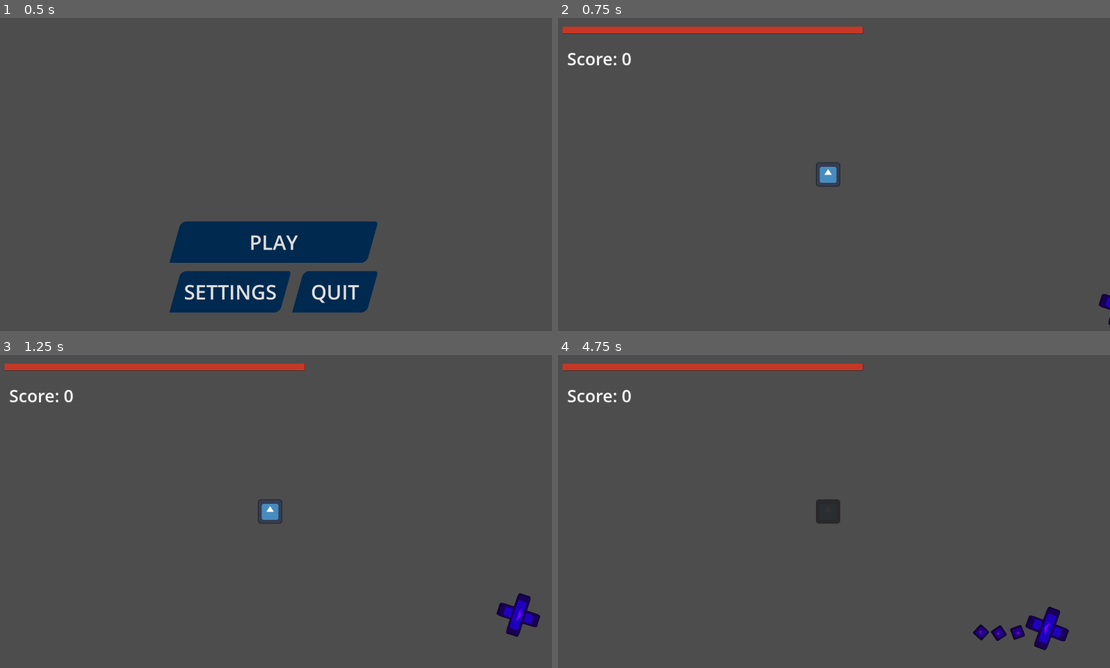
Above: before the commit, frames 1-4 (two rows, left to right).
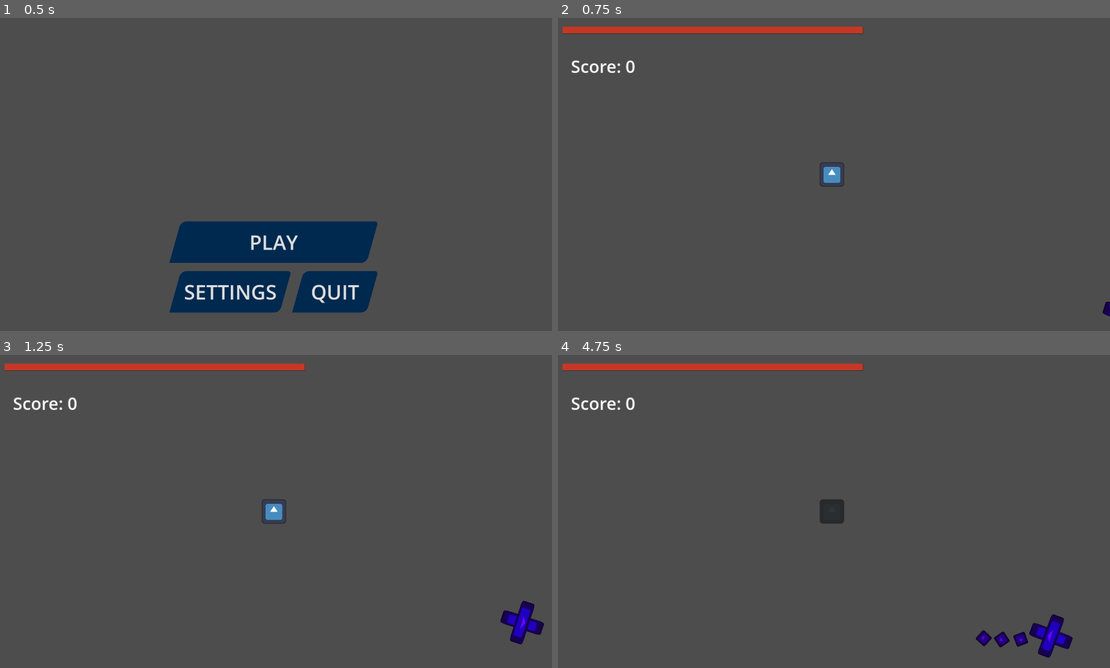
Above: after the commit, the same moments.

Repository: MonkMir/tether-game
Game: Godot game, scene res://scenes/main.tscn
The game is run twice, just before and just after one commit, with the same random seed, the same clock (stepped at 60 frames per second) and the same inputs. The engine's default icon, where the game draws it, is replaced by a stand-in: a white triangle on a blue panel in a dark square.
Inputs (mouse positions are in pixels of both pictures, inside the frame that each line leads up to):
- Up to frame 1 (0.5 s): no input
- Up to frame 2 (0.75 s): click "PLAY" at 0.5 s
- Up to frame 3 (1.25 s): no input
- Up to frame 4 (4.75 s): tap Enter (ui_accept) at 1.25, 1.35, 1.52, 1.82, 2.27, 2.3, 2.57, 2.85, 3.77, 3.8, 4.07, 4.35, 4.52 s; move the mouse to (955, 495) at 1.27 s; click (955, 495) at 1.42 s; move the mouse to (718, 527) at 2.02 s; click (718, 527) at 2.1 s; move the mouse to (889, 442) at 2.77 s; click (889, 442) at 2.92 s; move the mouse to (806, 574) at 3.52 s; click (806, 574) at 3.6 s; move the mouse to (999, 558) at 4.27 s; click (999, 558) at 4.42 s

Frame 1 is identical in both runs. In frame 2, 0.6% of the frame differs, in the area x 1-100%, y 11-99%; in frame 3, 1.2%; in frame 4, 1.5%, in the area x 1-94%, y 11-97%.

Commit message:
Merge PauseManager into GameState singleton

Diff:
--- a/project.godot
+++ b/project.godot
@@ -22,7 +22,6 @@
 [autoload]
 
 GameState="*res://scripts/other-scripts/game_state.gd"
-PauseManager="*uid://b1pfhde0p3uad"
 
 [display]
 
--- a/scenes/levels/level_1.tscn
+++ b/scenes/levels/level_1.tscn
@@ -17,7 +17,7 @@
 [node name="Level1" type="Node2D" unique_id=657166130]
 
 [node name="Player" parent="." unique_id=994072363 instance=ExtResource("1_j7kpp")]
-position = Vector2(576, 336)
+position = Vector2(576, 320)
 
 [node name="EnemySpawner" type="Node2D" parent="." unique_id=2100611888]
 script = ExtResource("2_bjebc")
@@ -49,7 +49,7 @@
 script = ExtResource("7_sof0w")
 
 [node name="Camera2D" type="Camera2D" parent="." unique_id=1506603802]
-position = Vector2(584, 336)
+position = Vector2(576, 320)
 zoom = Vector2(1.72, 1.72)
 
 [connection signal="timeout" from="EnemySpawner/Timer" to="EnemySpawner" method="spawn_enemy"]
--- a/scripts/other-scripts/GameOverLabel.gd
+++ b/scripts/other-scripts/GameOverLabel.gd
@@ -7,5 +7,5 @@
 
 	if Input.is_action_just_pressed("ui_accept") and GameState.is_game_over == true:
 		get_tree().reload_current_scene()
-		GameState.reset_values()
+		GameState.game_over_reset()
 		#hey make sure to update iz_pausable if it reloads the level
--- a/scripts/other-scripts/game_state.gd
+++ b/scripts/other-scripts/game_state.gd
@@ -1,20 +1,42 @@
 extends Node
 
-var score = 0
+signal pause_toggled(isPaused : bool)
+
 var is_pausable = false
 var is_game_over = false
 
+var lastPauseToggleFrame: int = 0
 
-##COMBO DATA
+var score = 0
 var comboCounter : int = 0
 const MAX_COMBO : int = 24
 
-func _process(_delta):
-	#print("Combo: " + str(GameState.comboCounter))
+func _ready():
+	process_mode = Node.PROCESS_MODE_ALWAYS
 
-	comboCounter = clampi(comboCounter, 0, MAX_COMBO)
+func _input(event):
+	if event.is_action_pressed("Pause"):
+		toggle_pause()
 
 
-func reset_values():
+func game_over_reset():
 	score = 0
 	is_game_over = false
+
+func toggle_pause() -> void:
+	if is_pausable == false:
+		return
+
+	var currentFrame = Engine.get_process_frames()
+	if currentFrame == lastPauseToggleFrame:
+		return
+
+	lastPauseToggleFrame = currentFrame
+
+	get_tree().paused = !get_tree().paused
+	var isPaused : bool = get_tree().paused
+	pause_toggled.emit(isPaused)
+
+#to be called by process or setter
+func update_combo():
+	comboCounter = clampi(comboCounter, 0, MAX_COMBO)
--- a/scripts/other-scripts/pause_manager.gd
+++ /dev/null
@@ -1,26 +0,0 @@
-extends Node2D
-
-signal pause_toggled(isPaused : bool)
-
-var lastToggleFrame: int = 0
-
-func _ready():
-	process_mode = Node.PROCESS_MODE_ALWAYS
-
-func _input(event):
-	if event.is_action_pressed("Pause"):
-		toggle_pause()
-
-func toggle_pause() -> void:
-	if GameState.is_pausable == false:
-		return
-
-	var currentFrame = Engine.get_process_frames()
-	if currentFrame == lastToggleFrame:
-		return
-
-	lastToggleFrame = currentFrame
-
-	get_tree().paused = !get_tree().paused
-	var isPaused : bool = get_tree().paused
-	pause_toggled.emit(isPaused)
--- a/scripts/pause_menu.gd
+++ b/scripts/pause_menu.gd
@@ -3,7 +3,7 @@
 func _ready():
 	hide()
 
-	PauseManager.pause_toggled.connect(_on_pause_toggled)
+	GameState.pause_toggled.connect(_on_pause_toggled)
 
 func _on_pause_toggled(isPaused) -> void:
 	if isPaused:
@@ -14,15 +14,15 @@
 
 
 func _on_resume_button_pressed():
-	PauseManager.toggle_pause()
+	GameState.toggle_pause()
 
 func _on_restart_button_pressed():
 	reload_level()
-	PauseManager.toggle_pause()
+	GameState.toggle_pause()
 
 func _on_quit_button_pressed():
 	get_tree().reload_current_scene()
-	PauseManager.toggle_pause()
+	GameState.toggle_pause()
 	GameState.is_pausable = false
 
 func update_active_menu_variables():
Not shown, removed: scripts/other-scripts/pause_manager.gd.uid
